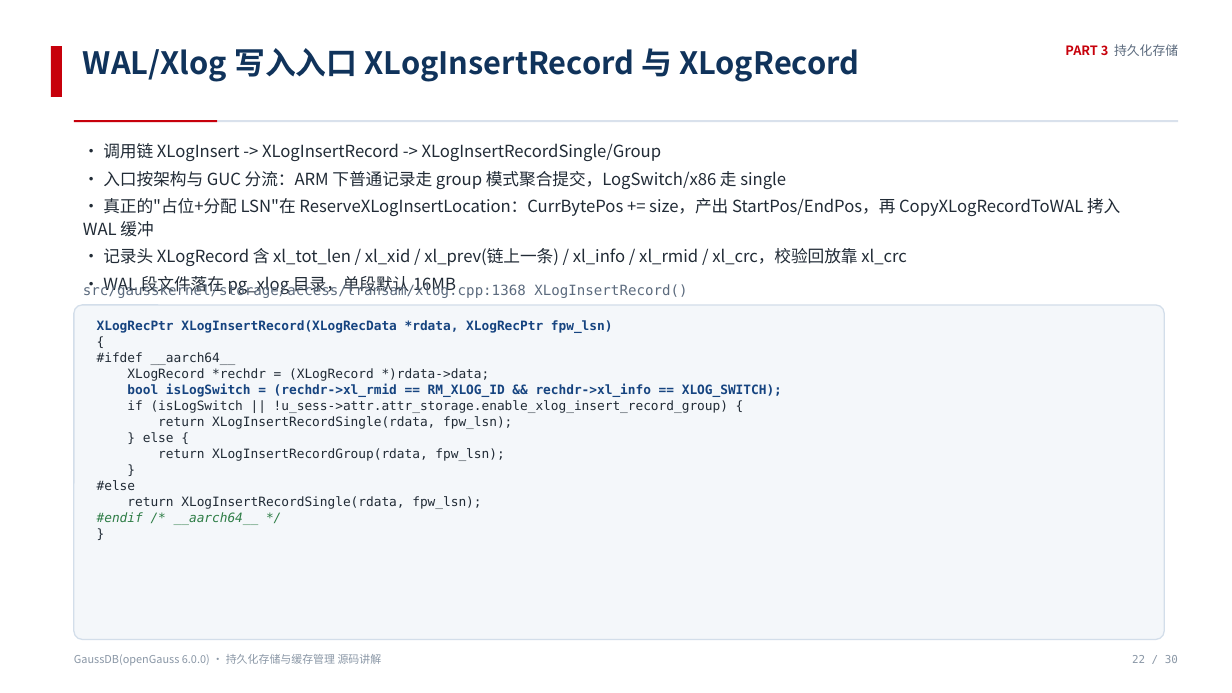
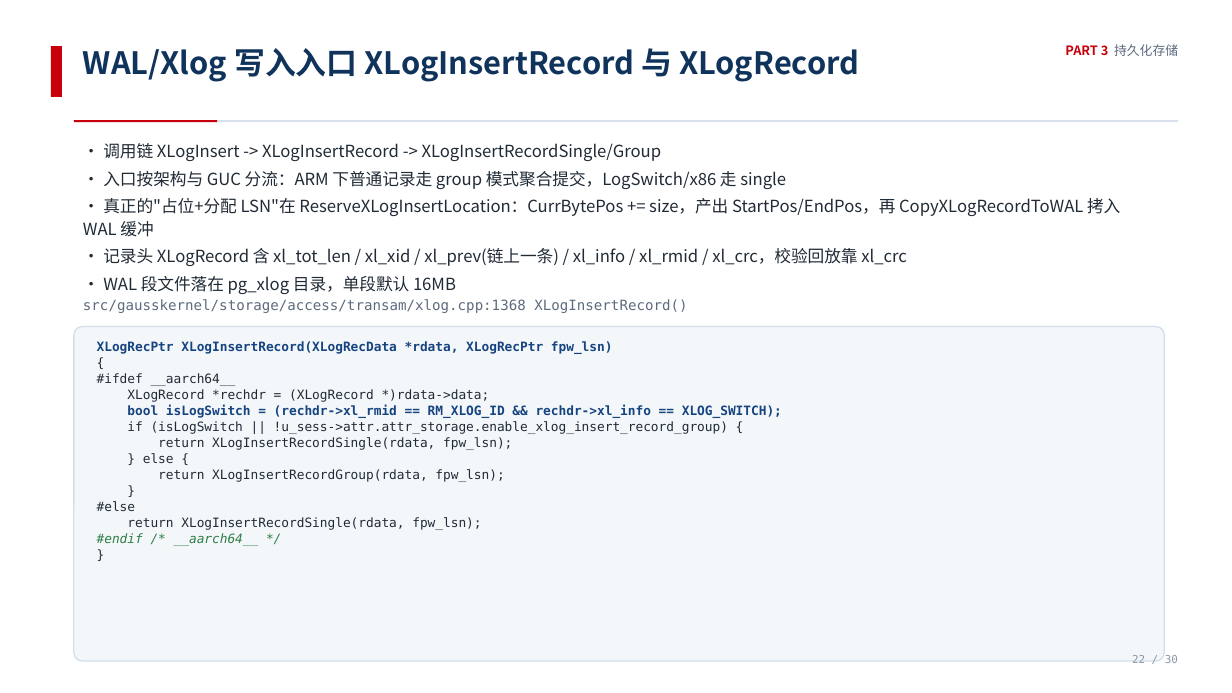
Before and after one commit to Edfghdrtxxx/OrbitOS, a slide deck: slide 21 of 50_Resources/GaussDB_openGauss_存储与缓存_源码讲解.pptx (slide 22 before the commit). Drawn at 1232x693 pixels with LibreOffice and Linux fonts; fonts in the diff are those of the drawing. Boxes give left, top, right and bottom in pixels: in the first picture for what was removed or moved away, otherwise in the second. Text is boxed around its words. In the diff, an @@ line names an element or a change of style, - is before the commit and + after.

```diff
--- a/50_Resources/GaussDB_openGauss_存储与缓存_源码讲解.pptx
+++ b/50_Resources/GaussDB_openGauss_存储与缓存_源码讲解.pptx
@@ text "src/gausskernel/storage/access/transam/xlog.cpp:1368 XLogIns ...": place and size @@
-text "src/gausskernel/storage/access/transam/xlog.cpp:1368 XLogIns ..." at bbox=[83, 284, 687, 298]
+text "src/gausskernel/storage/access/transam/xlog.cpp:1368 XLogIns ..." at bbox=[83, 299, 687, 313]
@@ rounded rectangle "XLogRecPtr XLogInsertRecord(XLogRecData *rdata, XLogRecPtr f ...": place and size @@
-rounded rectangle "XLogRecPtr XLogInsertRecord(XLogRecData *rdata, XLogRecPtr f ..." at bbox=[74, 305, 1165, 640]
+rounded rectangle "XLogRecPtr XLogInsertRecord(XLogRecData *rdata, XLogRecPtr f ..." at bbox=[74, 326, 1165, 661]
@@ text removed at bbox=[74, 654, 382, 666] @@
-GaussDB(openGauss 6.0.0) · 持久化存储与缓存管理 源码讲解
```
Also in this commit, not shown: 27 other slides changed, 1 slide removed.
